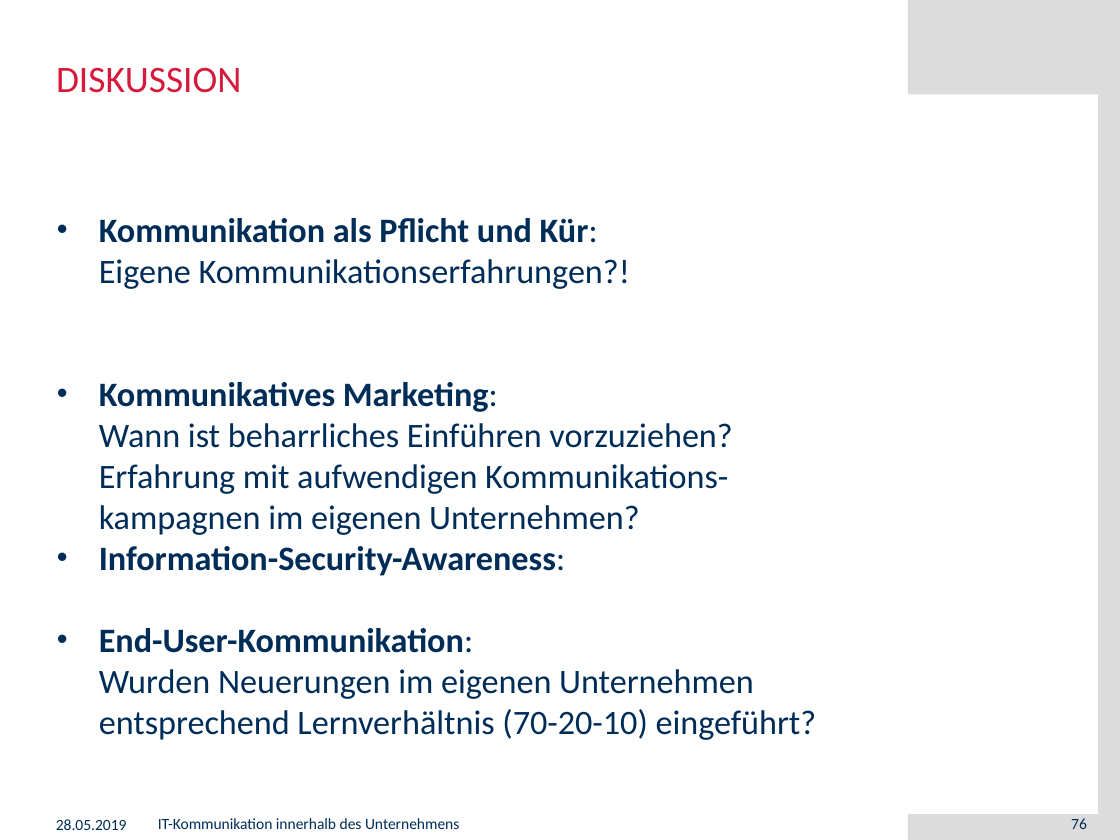
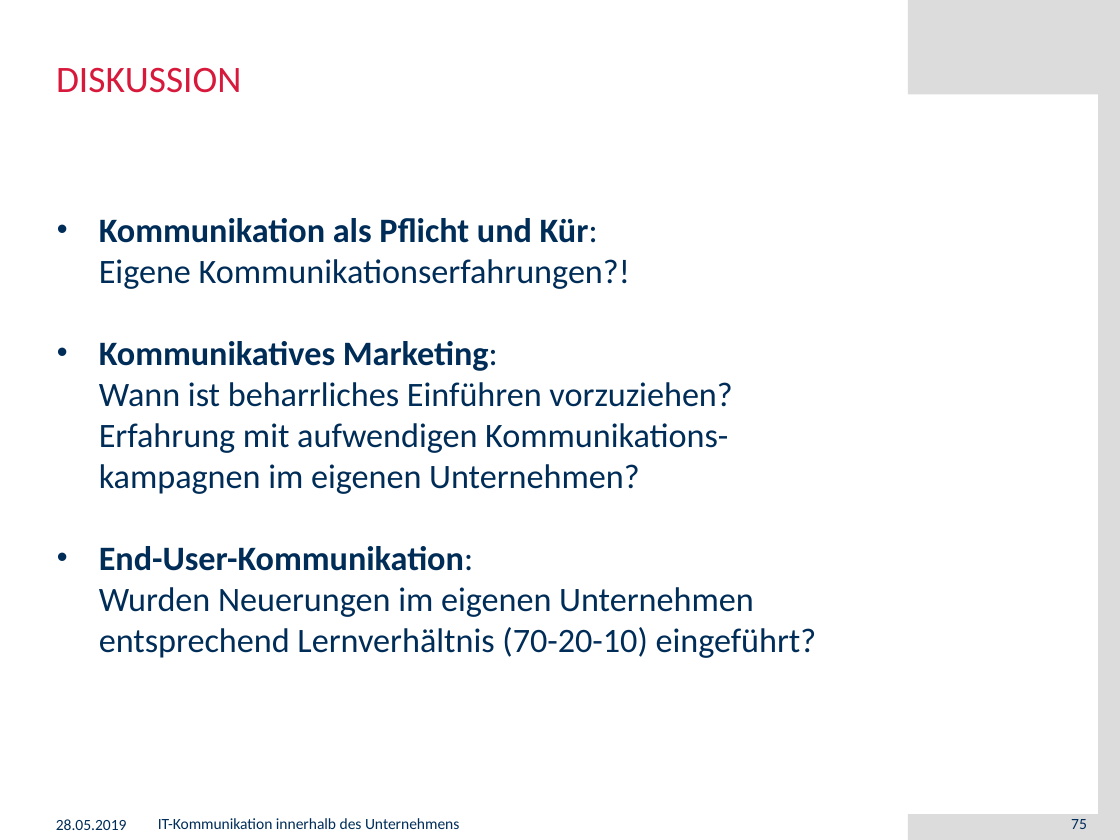
Before and after one commit to muensto/itm_vortrag_1233, a slide deck: slide 75 of 20190528.pptx (slide 76 before the commit). Drawn at 1120x840 pixels with LibreOffice and Linux fonts; fonts in the diff are those of the drawing; background and template pictures are left out. Boxes give left, top, right and bottom in pixels: in the first picture for what was removed or moved away, otherwise in the second. Text is boxed around its words. In the diff, an @@ line names an element or a change of style, - is before the commit and + after.

Commit message:
Final presentation and pdf

```diff
--- a/20190528.pptx
+++ b/20190528.pptx
@@ text at box(99, 546, 565, 576): paragraph removed @@
-• Information-Security-Awareness:
@@ page number at box(1071, 819, 1087, 829): text changed @@
-76
+75
```
Also in this commit, not shown: 1 slide removed, 1 other file.
